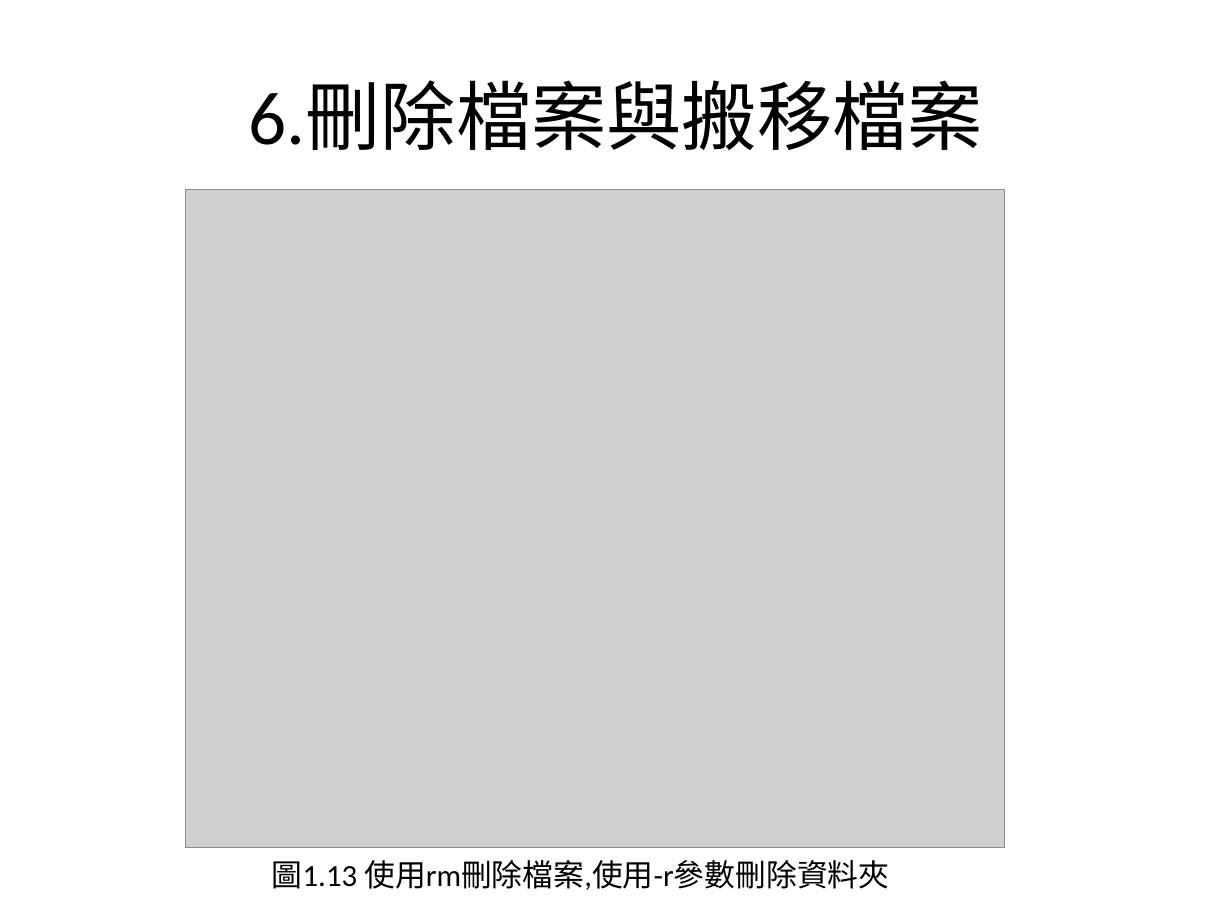
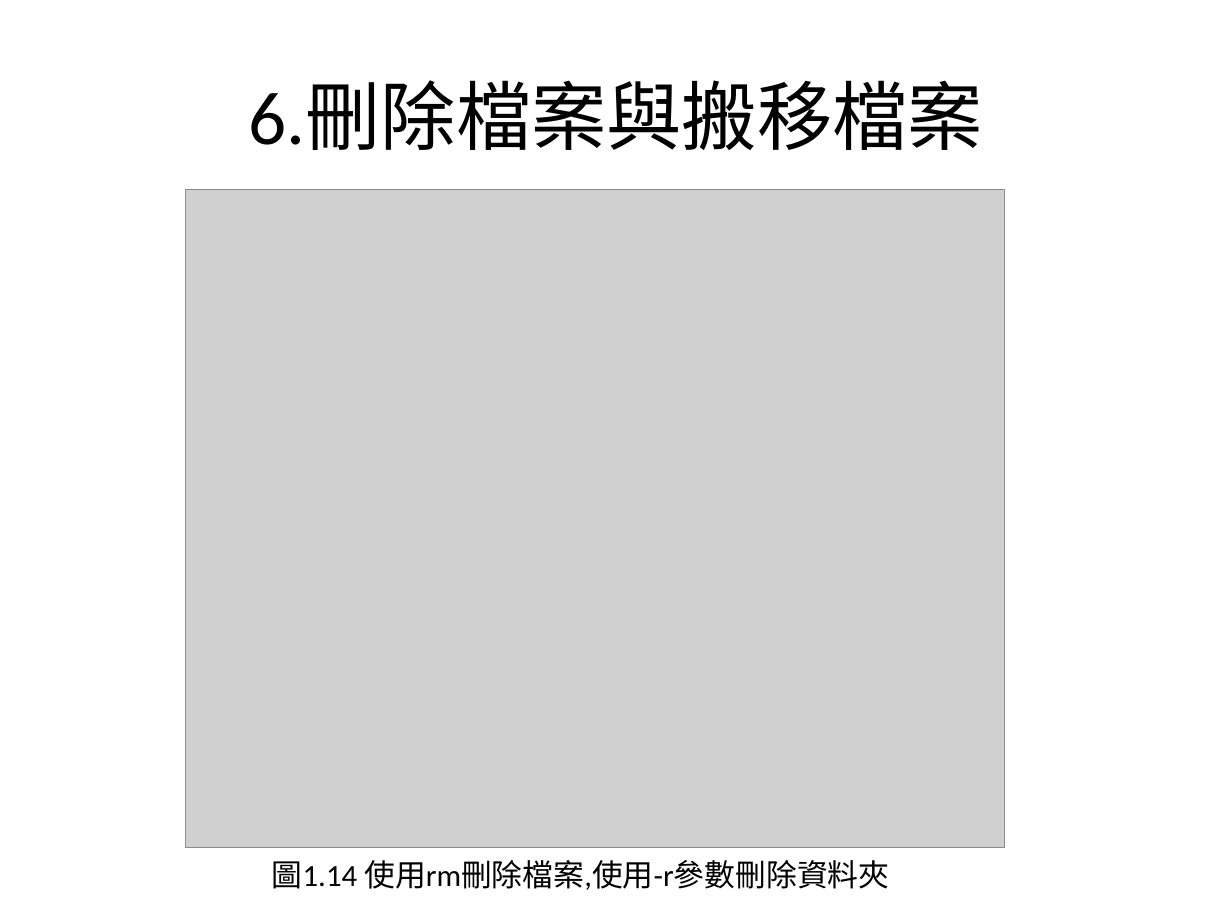
Before and after one commit to charlie11438/note, a slide deck: slide 18 of Linux/Linux_1.pptx (slide 16 before the commit). Drawn at 1232x924 pixels with LibreOffice and Linux fonts; fonts in the diff are those of the drawing; grey boxes stand for pictures. Boxes give left, top, right and bottom in pixels: in the first picture for what was removed or moved away, otherwise in the second. Text is boxed around its words. In the diff, an @@ line names an element or a change of style, - is before the commit and + after.

```diff
--- a/Linux/Linux_1.pptx
+++ b/Linux/Linux_1.pptx
@@ text at [272,860,889,890]: text changed @@
-圖1.13 使用rm刪除檔案,使用-r參數刪除資料夾
+圖1.14 使用rm刪除檔案,使用-r參數刪除資料夾
```
Also in this commit, not shown: 9 other slides changed, 5 slides added.
